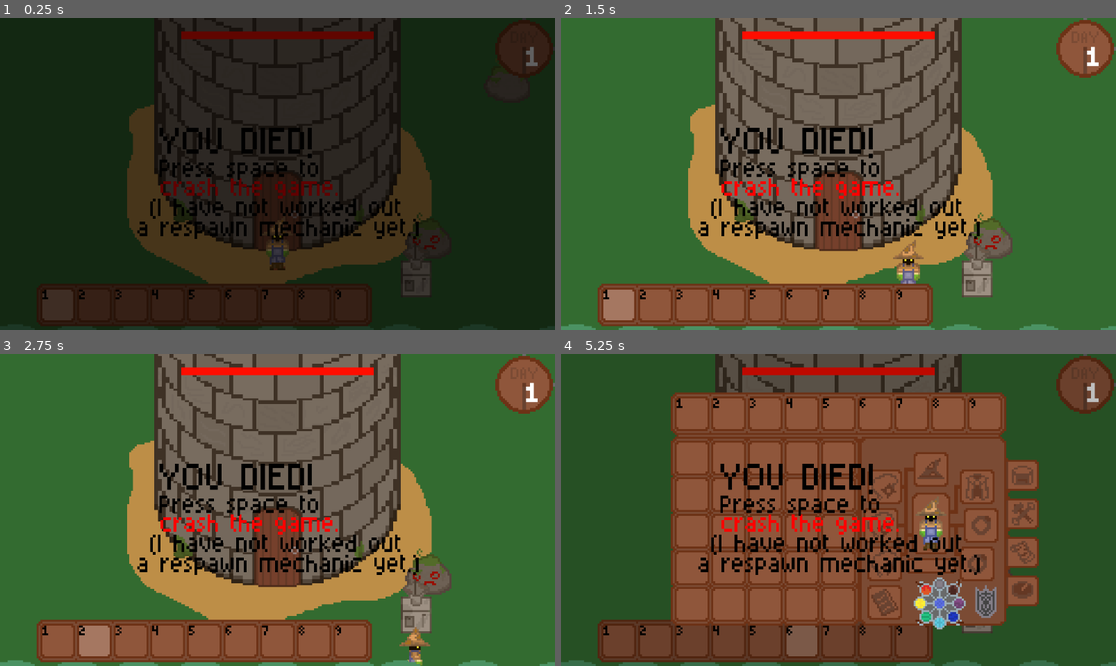
Above: before the commit, frames 1-4 (two rows, left to right).
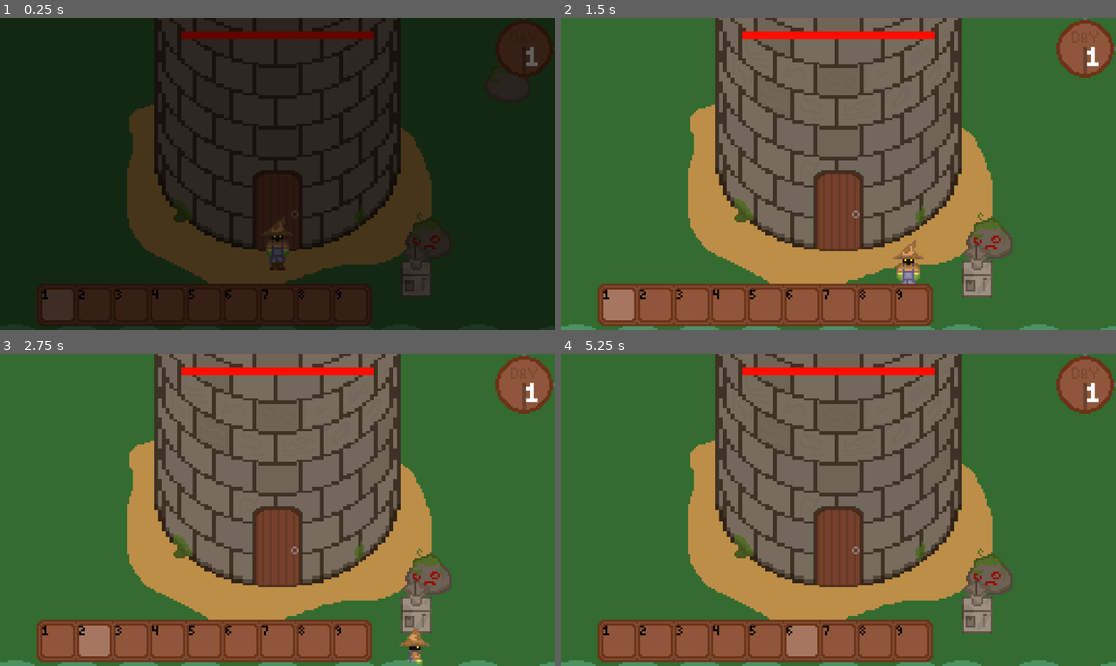
Above: after the commit, the same moments.

Repository: grahamapedia-cell/wizard-game-demo
Game: Godot game, scene res://scenes/game.tscn
Same seed, same stepped clock (60 frames per second), same inputs: the game is played once before the commit and once after it. This scene is started directly instead of the project's main scene. Sound files missing from this copy of the repository are replaced by a short silence.
Inputs (mouse positions are in pixels of both pictures, inside the frame that each line leads up to):
- Up to frame 1 (0.25 s): no input
- Up to frame 2 (1.5 s): move the mouse to (977, 289) at 0.52 s; hold D (move_right) 0.53-1.28 s; click (977, 289) at 0.6 s; move the mouse to (727, 189) at 1.27 s; hold S (move_down) from 1.28 s (still down); tap 1 (Hotbar_1) at 1.35 s
- Up to frame 3 (2.75 s): click (166, 525) at 1.55 s; move the mouse to (333, 441) at 2.02 s; release S (move_down) at 2.03 s; hold D (move_right) from 2.03 s (still down); tap 2 (Hotbar_2) at 2.1 s; click (333, 441) at 2.3 s
- Up to frame 4 (5.25 s): move the mouse to (810, 572) at 2.77 s; release D (move_right) at 2.78 s; hold W (move_up) 2.78-3.53 s; tap 3 (Hotbar_3) at 2.85 s; click (810, 572) at 3.05 s; tap Enter at 3.5 s; move the mouse to (1005, 556) at 3.52 s; hold A (move_left) 3.53-5.03 s; tap 4 (Hotbar_4) at 3.6 s; click (1005, 556) at 3.8 s; tap E (open_inventory) at 4.15 s; move the mouse to (694, 413) at 4.27 s; tap 5 (Hotbar_5) at 4.35 s; click (694, 413) at 4.55 s; tap Escape (pause, bound only after the commit) at 4.9 s; move the mouse to (727, 413) at 5.02 s; hold S (move_down) from 5.03 s (still down); tap 6 (Hotbar_6) at 5.1 s

The runs differ from the first frame. In frame 1, 3.2% of the frame differs, in the area x 24-76%, y 35-71%; in frame 2, 4.0%; in frame 3, 4.0%; in frame 4, 97%, in the area x 0-100%, y 0-100%.
Error in both runs: Invalid access to property or key 'day' on a base object of type 'null instance'. (res://scripts/objects/letsgrow.gd:11)

Commit message:
Fixed inventory lighting glitch, made pause menu

Diff:
--- a/project.godot
+++ b/project.godot
@@ -134,6 +134,11 @@
 "events": [Object(InputEventKey,"resource_local_to_scene":false,"resource_name":"","device":-1,"window_id":0,"alt_press …(195 unchanged characters)…
 ]
 }
+pause={
+"deadzone": 0.2,
+"events": [Object(InputEventKey,"resource_local_to_scene":false,"resource_name":"","device":0,"window_id":0,"alt_pressed":false,"shift_pressed":false,"ctrl_pressed":false,"meta_pressed":false,"pressed":false,"keycode":0,"physical_keycode":4194305,"key_label":0,"unicode":0,"location":0,"echo":false,"script":null)
+]
+}
 
 [rendering]
 
--- a/scenes/game.tscn
+++ b/scenes/game.tscn
@@ -77,22 +77,23 @@
 position = Vector2(72, 60)
 
 [node name="Crops" parent="Ysortedthings/Outside" instance=ExtResource("11_kvuet")]
-position = Vector2(-200, 88)
+position = Vector2(-200, 72)
+data = ["Materials", "Pepper", ["Crops", Color(1, 1, 1, 1), 1, ["Fire Essence", 1, Color(1, 0.4, 0, 1)]]]
 
 [node name="Crops2" parent="Ysortedthings/Outside" instance=ExtResource("11_kvuet")]
-position = Vector2(-176, 88)
+position = Vector2(-176, 72)
 cropname = "Air Berry"
-data = ["Materials", "Air Berry", ["Crops", "Air", 1, Color(0.509804, 1, 0.8, 1)]]
+data = ["Materials", "Air Berry", ["Crops", Color(1, 1, 1, 1), 3, ["Air Essence", 1, Color(0.509804, 1, 0.8, 1)]]]
 
 [node name="Crops3" parent="Ysortedthings/Outside" instance=ExtResource("11_kvuet")]
-position = Vector2(-200, 56)
+position = Vector2(-200, 48)
 cropname = "Watermelon"
-data = ["Materials", "Watermelon", ["Crops", "Water", 2, Color(0.101961, 0.4, 0.6, 0.509804)]]
+data = ["Materials", "Watermelon", ["Crops", Color(1, 1, 1, 1), 5, ["Water Essence", 1, Color(0.101961, 0.4, 0.6, 0.509804)]]]
 
 [node name="Crops4" parent="Ysortedthings/Outside" instance=ExtResource("11_kvuet")]
-position = Vector2(-176, 56)
+position = Vector2(-176, 48)
 cropname = "Potato"
-data = ["Materials", "Potato", ["Crops", "Earth", 1, Color(0.509804, 0.301961, 0, 1)]]
+data = ["Materials", "Potato", ["Crops", Color(1, 1, 1, 1), 7, ["Earth Essence", 1, Color(0.509804, 0.301961, 0, 1)]]]
 
 [node name="Spellbooks" parent="Ysortedthings/Outside" instance=ExtResource("6_gee14")]
 position = Vector2(-176, 24)
--- a/scenes/world.tscn
+++ b/scenes/world.tscn
@@ -48,7 +48,11 @@
 [ext_resource type="PackedScene" uid="uid://cocnls8f8f316" path="res://scenes/objects/placed_item.tscn" id="35_f17e3"]
 [ext_resource type="PackedScene" uid="uid://bhvmpmu7d5muw" path="res://scenes/Numbers/lettersarejustsillynumbers.tscn" id="38_18clu"]
 [ext_resource type="Script" uid="uid://c4ccvha2vtg7g" path="res://scripts/process/Day cycle/time.gd" id="38_e75v4"]
+[ext_resource type="Script" uid="uid://criyjamq7x8vw" path="res://scripts/process/pause.gd" id="38_pf35h"]
+[ext_resource type="Texture2D" uid="uid://bhsbk6taqkiet" path="res://assets/sprites/GUI/unpause_button.png" id="39_iexy4"]
 [ext_resource type="Script" uid="uid://c7jj5l5pk4118" path="res://scripts/process/Space/area.gd" id="39_l8ah6"]
+[ext_resource type="Script" uid="uid://d06pfj1caelr0" path="res://scripts/process/unpause.gd" id="40_npbic"]
+[ext_resource type="Script" uid="uid://drosx7apqtijr" path="res://scripts/process/quit.gd" id="41_e6ckp"]
 [ext_resource type="Script" uid="uid://dmd13t3qaphpf" path="res://scripts/process/hp.gd" id="45_1jxku"]
 [ext_resource type="Texture2D" uid="uid://b2vxbqbklqlpl" path="res://assets/sprites/solid_color.png" id="45_18clu"]
 [ext_resource type="Script" uid="uid://dkplxcj7q4gx0" path="res://scripts/process/area stuff/fade_to_black.gd" id="45_eo1xk"]
@@ -257,6 +261,27 @@
 
 [sub_resource type="RectangleShape2D" id="RectangleShape2D_ts3gi"]
 size = Vector2(28, 40)
+
+[sub_resource type="RectangleShape2D" id="RectangleShape2D_npbic"]
+size = Vector2(96, 48)
+
+[sub_resource type="RectangleShape2D" id="RectangleShape2D_iexy4"]
+size = Vector2(96, 48)
+
+[sub_resource type="AtlasTexture" id="AtlasTexture_4kmvx"]
+atlas = ExtResource("39_iexy4")
+region = Rect2(0, 0, 96, 48)
+
+[sub_resource type="SpriteFrames" id="SpriteFrames_myjip"]
+animations = [{
+"frames": [{
+"duration": 1.0,
+"texture": SubResource("AtlasTexture_4kmvx")
+}],
+"loop": true,
+"name": &"new_animation",
+"speed": 5.0
+}]
 
 [sub_resource type="AtlasTexture" id="AtlasTexture_8u370"]
 atlas = ExtResource("33_e75v4")
@@ -1481,6 +1506,33 @@
 [node name="SpellbookCover" type="Sprite2D" parent="GUI/Inventory_things/Spellbook"]
 z_index = -1
 texture = ExtResource("28_navra")
+
+[node name="Pause" type="Node2D" parent="GUI"]
+process_mode = 3
+z_index = 31
+script = ExtResource("38_pf35h")
+
+[node name="Sprite2D" type="Sprite2D" parent="GUI/Pause"]
+texture = ExtResource("39_iexy4")
+
+[node name="Unpause" type="Area2D" parent="GUI/Pause"]
+script = ExtResource("40_npbic")
+
+[node name="CollisionShape2D" type="CollisionShape2D" parent="GUI/Pause/Unpause"]
+position = Vector2(0, -40)
+shape = SubResource("RectangleShape2D_npbic")
+
+[node name="Quit" type="Area2D" parent="GUI/Pause"]
+position = Vector2(0, 40)
+script = ExtResource("41_e6ckp")
+
+[node name="CollisionShape2D" type="CollisionShape2D" parent="GUI/Pause/Quit"]
+shape = SubResource("RectangleShape2D_iexy4")
+
+[node name="AnimatedSprite2D" type="AnimatedSprite2D" parent="GUI/Pause"]
+modulate = Color(0, 0, 0, 0.196078)
+sprite_frames = SubResource("SpriteFrames_myjip")
+animation = &"new_animation"
 
 [node name="Cursor" type="Node2D" parent="GUI"]
 z_index = 32
@@ -1660,3 +1712,7 @@
 [connection signal="mouse_exited" from="GUI/Inventory_things/Equiphell/SpellbookSlot" to="GUI/Inventory_things/Inventory_Selector" method="_on_spellbook_slot_mouse_exited"]
 [connection signal="mouse_entered" from="GUI/Inventory_things/InventoryBG" to="GUI/Inventory_things/InventoryBG" method="_on_mouse_entered"]
 [connection signal="mouse_exited" from="GUI/Inventory_things/InventoryBG" to="GUI/Inventory_things/InventoryBG" method="_on_mouse_exited"]
+[connection signal="mouse_entered" from="GUI/Pause/Unpause" to="GUI/Pause/Unpause" method="_on_mouse_entered"]
+[connection signal="mouse_exited" from="GUI/Pause/Unpause" to="GUI/Pause/Unpause" method="_on_mouse_exited"]
+[connection signal="mouse_entered" from="GUI/Pause/Quit" to="GUI/Pause/Quit" method="_on_mouse_entered"]
+[connection signal="mouse_exited" from="GUI/Pause/Quit" to="GUI/Pause/Quit" method="_on_mouse_exited"]
--- a/scripts/items/dropped_item.gd
+++ b/scripts/items/dropped_item.gd
@@ -65,13 +65,13 @@
 		player_dist = sqrt(pow(player_dist_x,2)+pow(player_dist_y,2))
 		if player_dist<5 and just_thrown==false:
 			for i in get_node("/root/titlescreen/Game/World/GUI/Inventory_things/Inventory").hotbar.size():
-				if get_node("/root/titlescreen/Game/World/GUI/Inventory_things/Inventory").hotbar[i]=="" and donehere==false:
+				if get_node("/root/titlescreen/Game/World/GUI/Inventory_things/Inventory").hotbar[i]==[] and donehere==false:
 					get_node("/root/titlescreen/Game/World/GUI/Inventory_things/Inventory").hotbar[i]=get_node("..").data
 					get_node("/root/titlescreen/Game/World/GUI/Inventory_things/Inventory").hotbarnumber[i]+=quantity
 					donehere=true
 					queue_free()
 			for i in get_node("/root/titlescreen/Game/World/GUI/Inventory_things/Inventory").twentyfive.size():
-				if get_node("/root/titlescreen/Game/World/GUI/Inventory_things/Inventory").twentyfive[i]=="" and donehere==false:
+				if get_node("/root/titlescreen/Game/World/GUI/Inventory_things/Inventory").twentyfive[i]==[] and donehere==false:
 					get_node("/root/titlescreen/Game/World/GUI/Inventory_things/Inventory").twentyfive[i]=get_node("..").data
 					get_node("/root/titlescreen/Game/World/GUI/Inventory_things/Inventory").twentyfivenumber[i]+=quantity
 					donehere=true
--- a/scripts/objects/Machines/Essence Extractor/output.gd
+++ b/scripts/objects/Machines/Essence Extractor/output.gd
@@ -16,7 +16,7 @@
 	path=get_node("../../..").path
 	item=get_node(path).inventory[1]
 	itemnumber=get_node(path).inventorynumber[1]
-	if item=="":
+	if item==[]:
 		get_node("./AnimatedSprite2D").animation = "empty"
 		get_node("./Alphaless").animation = "empty"
 		get_node("./AnimatedSprite2D").modulate = Color(1,1,1)
--- a/scripts/objects/Machines/Orb/input.gd
+++ b/scripts/objects/Machines/Orb/input.gd
@@ -26,8 +26,6 @@
 	path=get_node("../../..").path
 	item=get_node(path).inventory[number]
 	itemnumber=get_node(path).inventorynumber[number]
-	itemalpha=get_node(path).inventoryalpha[number]
-	itemdata=get_node(path).inventorydata[number]
 	if itemnumber==0:
 		get_node("AnimatedSprite2D").animation = "empty"
 		get_node("Alphaless").animation = "empty"
--- a/scripts/objects/Machines/Orb/orb.gd
+++ b/scripts/objects/Machines/Orb/orb.gd
@@ -1,10 +1,8 @@
 extends Area2D
 var mousein=false
 var go
-var inventory = ["","","","","","","",""]
+var inventory = [[],[],[],[],[],[],[],[]]
 var inventorynumber=[0,0,0,0,0,0,0,0]
-var inventoryalpha=[Color(1,1,1),Color(1,1,1),Color(1,1,1),Color(1,1,1),Color(1,1,1),Color(1,1,1),Color(1,1,1),Color(1,1,1)]
-var inventorydata=[[],[],[],[],[],[],[],[]]
 var itemlimit=[99,99,99,99,99,99,99,99]
 @export var window: PackedScene
 
@@ -23,42 +21,30 @@
 		go.path=String(self.get_path())
 		go.machine="ORB"
 		get_node("/root/titlescreen/Game/World/GUI/Inventory_things").add_child(go)
-	if inventory[0]=="Fire Essence":
-		inventory[1]="Flame Shot Scroll"
-		inventorynumber[1]=inventorynumber[0]
-		inventoryalpha[1]=inventoryalpha[0]
-		inventorydata[1]=["Spellbooks","Flame Shot Scroll",["Scroll",Color(255,102,0),1,["Flame Shot"]]]
-		inventory[0]=""
-		inventorynumber[0]=0
-		inventoryalpha[0]=Color(1,1,1)
-		inventorydata[0]=[]
-	if inventory[2]=="Air Essence":
-		inventory[3]="Wind Slice Scroll"
-		inventorynumber[3]=inventorynumber[2]
-		inventoryalpha[3]=inventoryalpha[2]
-		inventorydata[3]=["Spellbooks","Wind Slice Scroll",["Scroll",Color(130,255,204),3,["Wind Slice"]]]
-		inventory[2]=""
-		inventorynumber[2]=0
-		inventoryalpha[2]=Color(1,1,1)
-		inventorydata[2]=[]
-	if inventory[4]=="Water Essence":
-		inventory[5]="Water Gun Scroll"
-		inventorynumber[5]=inventorynumber[4]
-		inventoryalpha[5]=inventoryalpha[4]
-		inventorydata[5]=["Spellbooks","Water Gun Scroll",["Scroll",Color(26,102,153),5,["Water Gun"]]]
-		inventory[4]=""
-		inventorynumber[4]=0
-		inventoryalpha[4]=Color(1,1,1)
-		inventorydata[4]=[]
-	if inventory[6]=="Earth Essence":
-		inventory[7]="Rock Throw Scroll"
-		inventorynumber[7]=inventorynumber[6]
-		inventoryalpha[7]=inventoryalpha[6]
-		inventorydata[7]=["Spellbooks","Rock Throw Scroll",["Scroll",Color(130,77,0),7,["Rock Throw"]]]
-		inventory[6]=""
-		inventorynumber[6]=0
-		inventoryalpha[6]=Color(1,1,1)
-		inventorydata[6]=[]
+	if inventory[0].size()>=2:
+		if inventory[0][1]=="Fire Essence":
+			inventory[1]=["Spellbooks","Flame Shot Scroll",["Scroll",Color(255,102,0),1,["Flame Shot"]]]
+			inventorynumber[1]=inventorynumber[0]
+			inventory[0]=[]
+			inventorynumber[0]=0
+	if inventory[2].size()>=2:
+		if inventory[2][1]=="Air Essence":
+			inventory[3]=["Spellbooks","Wind Slice Scroll",["Scroll",Color(130,255,204),3,["Wind Slice"]]]
+			inventorynumber[3]=inventorynumber[2]
+			inventory[2]=[]
+			inventorynumber[2]=0
+	if inventory[4].size()>=2:
+		if inventory[4][1]=="Water Essence":
+			inventory[5]=["Spellbooks","Water Gun Scroll",["Scroll",Color(26,102,153),5,["Water Gun"]]]
+			inventorynumber[5]=inventorynumber[4]
+			inventory[4]=[]
+			inventorynumber[4]=0
+	if inventory[6].size()>=2:
+		if inventory[6][1]=="Earth Essence":
+			inventory[7]=["Spellbooks","Rock Throw Scroll",["Scroll",Color(130,77,0),7,["Rock Throw"]]]
+			inventorynumber[7]=inventorynumber[6]
+			inventory[6]=[]
+			inventorynumber[6]=0
 
 
 func _on_mouse_entered() -> void:
--- a/scripts/objects/Machines/Orb/output.gd
+++ b/scripts/objects/Machines/Orb/output.gd
@@ -26,9 +26,7 @@
 	path=get_node("../../..").path
 	item=get_node(path).inventory[number]
 	itemnumber=get_node(path).inventorynumber[number]
-	itemalpha=get_node(path).inventoryalpha[number]
-	itemdata=get_node(path).inventorydata[number]
-	if item=="":
+	if item==[]:
 		get_node("AnimatedSprite2D").animation = "empty"
 		get_node("Alphaless").animation = "empty"
 		get_node("AnimatedSprite2D").modulate = Color(1,1,1)
--- a/scripts/objects/crops.gd
+++ b/scripts/objects/crops.gd
@@ -1,6 +1,6 @@
 extends Node2D
 @export var cropname="Pepper"
-@export var data=["Materials","Pepper",["Crops","Fire",1,Color(1,0.4,0)]]
+@export var data=["Materials","Pepper",["Crops","Fire",1,["Fire Essence",1,Color(1,0.4,0)]]]
 
 # Called when the node enters the scene tree for the first time.
 func _ready() -> void:
--- a/scripts/process/Day cycle/daycounter.gd
+++ b/scripts/process/Day cycle/daycounter.gd
@@ -14,7 +14,8 @@
 
 # Called every frame. 'delta' is the elapsed time since the previous frame.
 func _process(delta: float) -> void:
-	frames+=delta
+	if get_tree().is_paused()==false:
+		frames+=delta
 	if checkframes!=floor(frames):
 		if floor(frames)>=48:
 			frames=0
--- a/scripts/process/Inventory_selector.gd
+++ b/scripts/process/Inventory_selector.gd
@@ -13,8 +13,7 @@
 
 # Called every frame. 'delta' is the elapsed time since the previous frame.
 func _process(delta: float) -> void:
-	if Input.is_action_just_pressed("open_inventory"):
-		hide()
+	self.visible = get_node("../Inventory").visible
 
 
 func _on_spellbook_slot_mouse_exited() -> void:
--- a/scripts/process/Millions of inventory/bars.gd
+++ b/scripts/process/Millions of inventory/bars.gd
@@ -41,7 +41,7 @@
 				get_node("./AnimatedSprite2D").animation = "Scroll"
 				get_node("./AnimatedSprite2D").modulate = get_node("../../Inventory").hotbar[title][2][1]
 				get_node("./Alphaless").animation = "paper"
-			elif get_node("../../Inventory").hotbar[title][2][0]=="Spellbooks":
+			elif get_node("../../Inventory").hotbar[title][2][0]=="Spellbook":
 				get_node("./AnimatedSprite2D").animation = "Spellbook"
 				get_node("./AnimatedSprite2D").modulate = get_node("../../Inventory").hotbar[title][2][1]
 				get_node("./Alphaless").animation = "pages"
--- a/scripts/process/Millions of inventory/equipboxes.gd
+++ b/scripts/process/Millions of inventory/equipboxes.gd
@@ -49,7 +49,7 @@
 			get_node("./Alphaless").animation = "empty"
 		else:
 			get_node("./AnimatedSprite2D").animation = get_node("../../Inventory").spellbook[2][0]
-			get_node("./AnimatedSprite2D").modulate = get_node("../../Inventory").spellbookalpha
+			get_node("./AnimatedSprite2D").modulate = get_node("../../Inventory").spellbook[2][1]
 			if get_node("../../Inventory").spellbook[2][0]=="Scroll":
 				get_node("Alphaless").animation="paper"
 			else:
--- a/scripts/process/Millions of inventory/h_1.gd
+++ b/scripts/process/Millions of inventory/h_1.gd
@@ -129,7 +129,7 @@
 				get_node("./AnimatedSprite2D").animation = "Scroll"
 				get_node("./AnimatedSprite2D").modulate = get_node("../../Inventory").hotbar[title][2][1]
 				get_node("./Alphaless").animation = "paper"
-			elif get_node("../../Inventory").hotbar[title][2][0]=="Spellbooks":
+			elif get_node("../../Inventory").hotbar[title][2][0]=="Spellbook":
 				get_node("./AnimatedSprite2D").animation = "Spellbook"
 				get_node("./AnimatedSprite2D").modulate = get_node("../../Inventory").hotbar[title][2][1]
 				get_node("./Alphaless").animation = "pages"
--- a/scripts/process/cursor.gd
+++ b/scripts/process/cursor.gd
@@ -185,33 +185,32 @@
 								sparestore = []
 								sparestorenumber = 0
 					elif get_node("../Inventory_things/Inventory_Selector").type=="Essence":
-						if mousestorenumber==0 or mousestore[2][0]=="Essence":
-							if mousestore==get_node(path).inventory[title]:
-								if get_node(path).inventorynumber[title]<999:
-									if get_node(path).inventorynumber[title]+mousestorenumber>999:
-										mousestorenumber-=(999-get_node(path).inventorynumber[title])
-										get_node(path).inventorynumber[title]=999
-									else:
-										get_node(path).inventorynumber[title]+=mousestorenumber
-										mousestorenumber=0
-										mousestore=[]
-							else:
-								sparestore=get_node(path).inventory[title]
-								sparestorenumber=get_node(path).inventorynumber[title]
-								get_node(path).inventory[title]=mousestore
-								get_node(path).inventorynumber[title]=mousestorenumber
-								mousestore = sparestore
-								mousestorenumber = sparestorenumber
-								sparestore = []
-								sparestorenumber = 0
+						if mousestorenumber==0 or mousestore.size()>=3:
+							if mousestorenumber==0 or mousestore[2][0]=="Essence":
+								if mousestore==get_node(path).inventory[title]:
+									if get_node(path).inventorynumber[title]<999:
+										if get_node(path).inventorynumber[title]+mousestorenumber>999:
+											mousestorenumber-=(999-get_node(path).inventorynumber[title])
+											get_node(path).inventorynumber[title]=999
+										else:
+											get_node(path).inventorynumber[title]+=mousestorenumber
+											mousestorenumber=0
+											mousestore=[]
+								else:
+									sparestore=get_node(path).inventory[title]
+									sparestorenumber=get_node(path).inventorynumber[title]
+									get_node(path).inventory[title]=mousestore
+									get_node(path).inventorynumber[title]=mousestorenumber
+									mousestore = sparestore
+									mousestorenumber = sparestorenumber
+									sparestore = []
+									sparestorenumber = 0
 					elif get_node("../Inventory_things/Inventory_Selector").type=="Output":
 						if mousestorenumber==0:
 							mousestore=get_node(path).inventory[title]
 							mousestorenumber=get_node(path).inventorynumber[title]
-							get_node(path).inventory[title]=""
+							get_node(path).inventory[title]=[]
 							get_node(path).inventorynumber[title]=0
-							get_node(path).inventoryalpha[title]=Color(1,1,1)
-							get_node(path).inventorydata[title]=[]
 						elif mousestore==get_node(path).inventory[title]:
 							if mousestorenumber<get_node(path).itemlimit[title]:
 								if get_node(path).inventorynumber[title]+mousestorenumber>get_node(path).itemlimit[title]:
@@ -219,12 +218,10 @@
 										mousestorenumber=get_node(path).itemlimit[title]
 								else:
 									mousestorenumber+=get_node(path).inventorynumber[title]
-									get_node(path).inventory[title]=""
+									get_node(path).inventory[title]=[]
 									get_node(path).inventorynumber[title]=0
-									get_node(path).inventoryalpha[title]=Color(1,1,1)
-									get_node(path).inventorydata[title]=[]
 				elif get_node("../Inventory_things/Inventory_Selector").type=="Spellbook":
-					if mousestorenumber==0 or mousestore[0]=="Spellbook":
+					if mousestorenumber==0 or mousestore[0]=="Spellbooks":
 						sparestore=get_node("../Inventory_things/Inventory").spellbook
 						sparestorenumber=int(get_node("../Inventory_things/Inventory").spellbookfull)
 						get_node("../Inventory_things/Inventory").spellbook=mousestore
--- a/scripts/process/hp.gd
+++ b/scripts/process/hp.gd
@@ -4,12 +4,14 @@
 # Called when the node enters the scene tree for the first time.
 func _ready() -> void:
 	position.x=0
+	get_node("../Dead").visible=false
 
 
 # Called every frame. 'delta' is the elapsed time since the previous frame.
 func _process(delta: float) -> void:
 	if get_node("/root/titlescreen/Game/Ysortedthings/player").health<=0:
 		get_node("/root/titlescreen/Game/Ysortedthings/player").health=0
+		get_node("../Dead").visible=true
 		get_node("/root/titlescreen/Game/Ysortedthings/player").modulate=Color(0.8,0.8,0.8,0.4)
 		get_node("/root/titlescreen/Game/Ysortedthings/player").movetype="Stop"
 	scale.x=0.125*get_node("/root/titlescreen/Game/Ysortedthings/player").health
--- a/scripts/process/inventory_numbers.gd
+++ b/scripts/process/inventory_numbers.gd
@@ -8,5 +8,4 @@
 
 # Called every frame. 'delta' is the elapsed time since the previous frame.
 func _process(delta: float) -> void:
-	if Input.is_action_just_pressed("open_inventory"):
-		self.visible = !self.visible
+	self.visible = get_node("../Inventory").visible
--- a/scripts/process/inventory_sidebar.gd
+++ b/scripts/process/inventory_sidebar.gd
@@ -8,5 +8,4 @@
 
 # Called every frame. 'delta' is the elapsed time since the previous frame.
 func _process(delta: float) -> void:
-	if Input.is_action_just_pressed("open_inventory"):
-		self.visible = !self.visible
+	self.visible = get_node("../Inventory").visible
--- /dev/null
+++ b/scripts/process/pause.gd
@@ -0,0 +1,17 @@
+extends Node2D
+
+
+# Called when the node enters the scene tree for the first time.
+func _ready() -> void:
+	get_node("AnimatedSprite2D").visible=false
+
+
+# Called every frame. 'delta' is the elapsed time since the previous frame.
+func _process(delta: float) -> void:
+	self.visible=get_tree().is_paused()
+	if Input.is_action_just_pressed("pause"):
+		if get_node("../Inventory_things/Inventory").visible==true:
+			get_node("../Inventory_things/Inventory").visible=false
+		else:
+			get_tree().paused=!get_tree().paused
+			print(get_tree().is_paused())
--- /dev/null
+++ b/scripts/process/quit.gd
@@ -0,0 +1,25 @@
+extends Area2D
+var mouseIn = false
+
+# Called when the node enters the scene tree for the first time.
+func _ready() -> void:
+	pass # Replace with function body.
+
+
+# Called every frame. 'delta' is the elapsed time since the previous frame.
+func _process(delta: float) -> void:
+	if Input.is_action_just_pressed("cast_spell") and mouseIn==true:
+		print("AND NOW THE GAME QUITS")
+
+
+func _on_mouse_entered() -> void:
+	mouseIn=true
+	print("mouse")
+	get_node("../AnimatedSprite2D").position.y=40
+	get_node("../AnimatedSprite2D").visible=true
+
+
+func _on_mouse_exited() -> void:
+	mouseIn=false
+	print("rat")
+	get_node("../AnimatedSprite2D").visible=false
--- /dev/null
+++ b/scripts/process/unpause.gd
@@ -0,0 +1,25 @@
+extends Area2D
+var mouseIn = false
+
+# Called when the node enters the scene tree for the first time.
+func _ready() -> void:
+	pass # Replace with function body.
+
+
+# Called every frame. 'delta' is the elapsed time since the previous frame.
+func _process(delta: float) -> void:
+	if Input.is_action_just_pressed("cast_spell") and mouseIn==true:
+		get_tree().paused=false
+
+
+func _on_mouse_entered() -> void:
+	mouseIn=true
+	print("mouse")
+	get_node("../AnimatedSprite2D").position.y=-40
+	get_node("../AnimatedSprite2D").visible=true
+
+
+func _on_mouse_exited() -> void:
+	mouseIn=false
+	print("rat")
+	get_node("../AnimatedSprite2D").visible=false
Binary file added: assets/sprites/GUI/unpause_button.png
Not shown, added: assets/sprites/GUI/unpause_button.png.import
Not shown: 1 places in scenes/world.tscn that only renumber resources
Not shown, added: scripts/process/pause.gd.uid
Not shown, added: scripts/process/quit.gd.uid
Not shown, added: scripts/process/unpause.gd.uid
